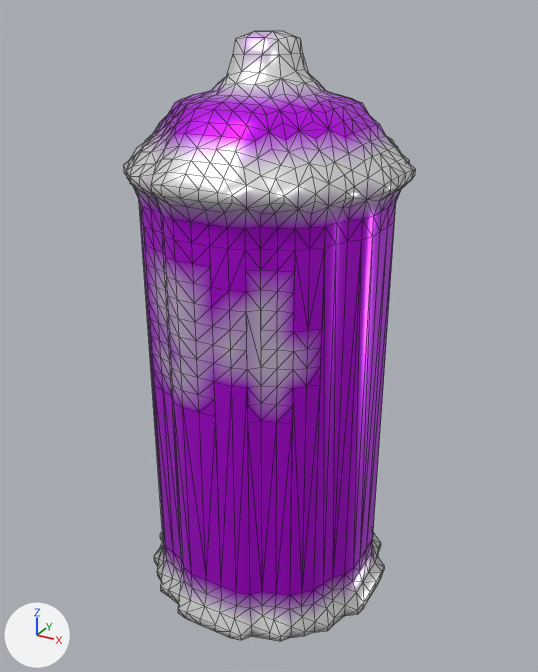
The glTF model glb/smooth/1-1000/77.glb as it was, and as the next commit left it.
Before and after are seen from a camera (50 mm lens) standing at (0.942, -1.71, 1.649) and looking at (0.002, -0.001, 0.795). The lights are fixed; the arrows at lower left show +X, +Y and +Z. Mesh edges are drawn as thin lines. Vertices at the same position are counted once.

Script lines for the objects in view, before the commit:
```python
me_mesh_0 = bpy.data.meshes.new('Mesh_0')
me_mesh_0.from_pydata(...)  # 1057 vertices, 2058 faces; spans x -0.36..0.36, y -0.36..0.36, z 0.0..1.6
me_mesh_0.materials.append(mat_material_0)
ob_mesh_0 = bpy.data.objects.new('Mesh_0', me_mesh_0)
ob_mesh_0.location = (0.0, 0.0, 0.0)
```
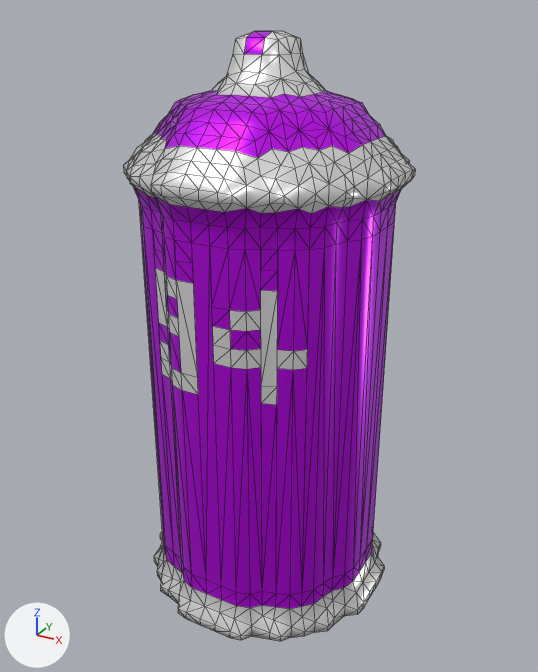
Patch to the scene script:
```diff
--- a/glb/smooth/1-1000/77.glb.py
+++ b/glb/smooth/1-1000/77.glb.py
@@ me_mesh_0 @@
 # used by ob_mesh_0; location = (0.0, 0.0, 0.0)
-me_mesh_0.from_pydata(...)  # 1057 vertices, 2058 faces; spans x -0.36..0.36, y -0.36..0.36, z 0.0..1.6
+me_mesh_0.from_pydata(...)  # 1005 vertices, 1944 faces; spans x -0.36..0.36, y -0.36..0.36, z 0.0..1.6
+# me_mesh_0 part 1
+# 52 vertices are removed from x -0.21..0.26, y -0.33..-0.21, z 0.7..1.1
+# 170 faces are deleted
+# 56 new faces join them
+# me_mesh_0 part 2: 1121 kept faces spanning x -0.36..0.36, y -0.36..0.36, z 0.01..1.6 get new vertex colours
 me_mesh_0.materials.append(mat_material_0)
```

Location of each change, [x1, y1, x2, y2] in pixels of the pictures (538 x 672 px):
part 1 of me_mesh_0, cut back: [144, 226, 325, 595] in both
part 2 of me_mesh_0, recoloured: [133, 30, 401, 620] in both
